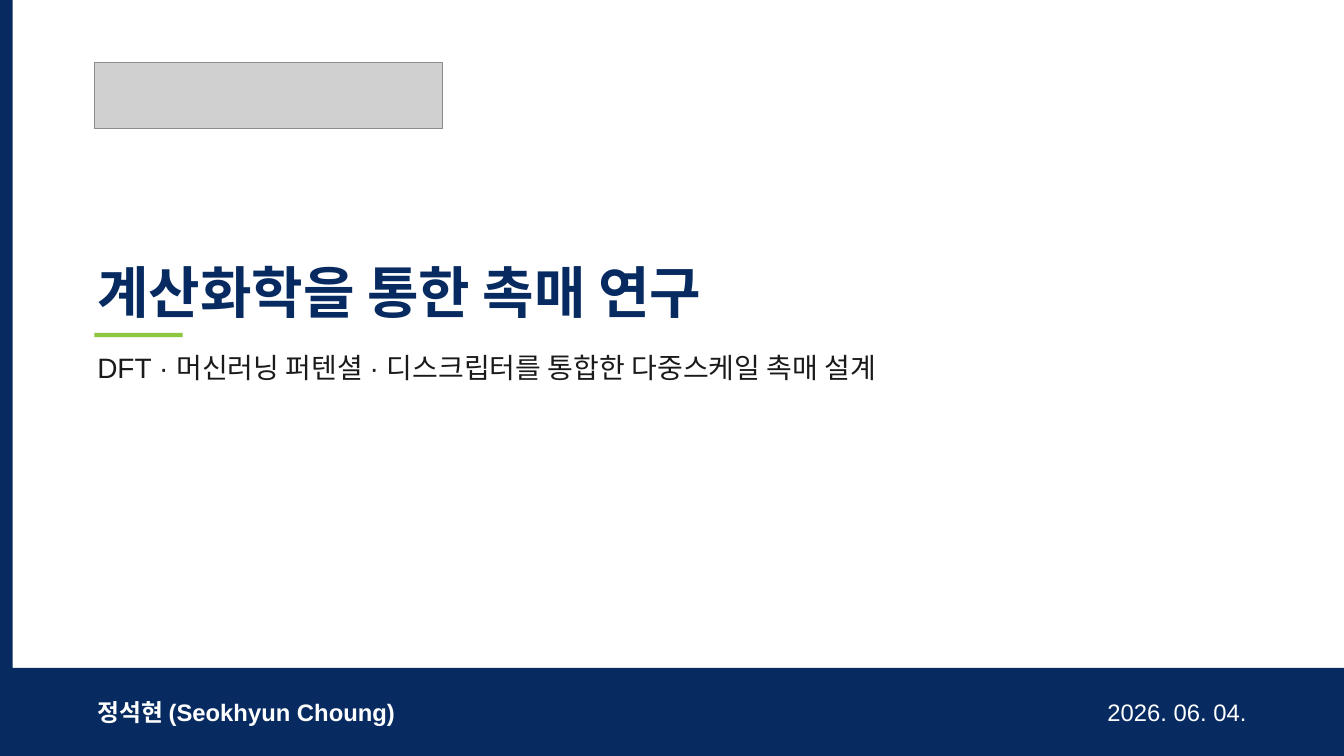
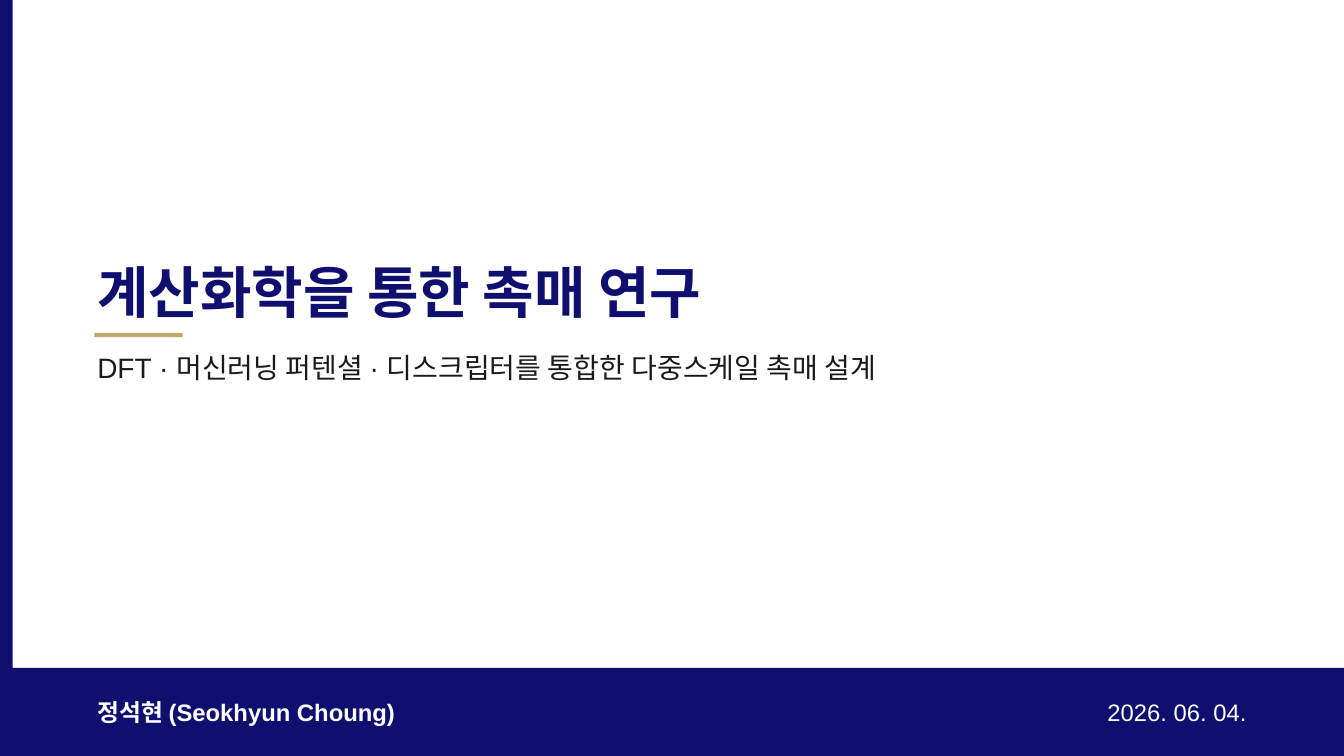
Before and after one commit to s-choung/snu-slides, a slide deck: slide 1 of samples/benchmark_catalysis_deck.pptx. Drawn at 1344x756 pixels with LibreOffice and Linux fonts; fonts in the diff are those of the drawing; grey boxes stand for pictures. Boxes give left, top, right and bottom in pixels: in the first picture for what was removed or moved away, otherwise in the second. Text is boxed around its words. In the diff, an @@ line names an element or a change of style, - is before the commit and + after.

```diff
--- a/samples/benchmark_catalysis_deck.pptx
+++ b/samples/benchmark_catalysis_deck.pptx
@@ rectangle at bbox=[0, 0, 12, 756]: fill #072B61 to #0F0F70 @@
@@ picture removed at bbox=[95, 63, 443, 128] @@
@@ text "계산화학을 통한 촉매 연구" at bbox=[97, 265, 701, 318]: text colour #072B61 to #0F0F70 @@
@@ rectangle at bbox=[95, 333, 184, 337]: fill #8DC63F to #C5A86F @@
@@ rectangle at bbox=[0, 667, 1344, 756]: fill #072B61 to #0F0F70 @@
```
Also in this commit, not shown: 5 other slides changed, 6 other files.
